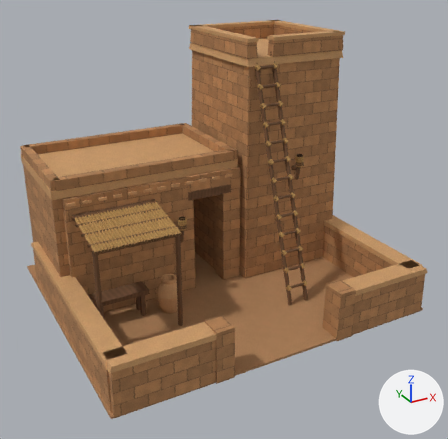
The glTF model assets/3d/sumer-buildings/watchHouse.glb: old version first, new version second.
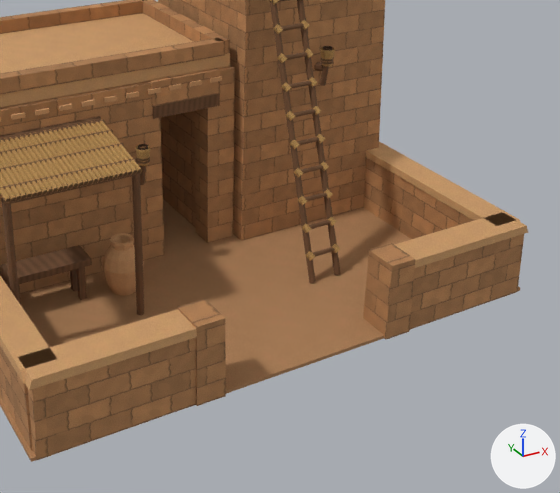
Each version appears first whole from a 50 mm lens placed at (-3.97, -7.4, 4.91), pointed at (-0.03, -0.24, 1.33), and next in a close-up on the part from 20% to 100% of the width and 28% to 100% of the height. The lights are fixed; the arrows at lower right show +X, +Y and +Z. The older version's two pictures come first. Where no turn or scale is listed for an object, it has been applied to the vertices.

The first close-up shows 'watchHouse-0', 'watchHouse-1', 'watchHouse-2', 'watchHouse-3', 'watchHouse-4', 'watchHouse-6' and 1 more.
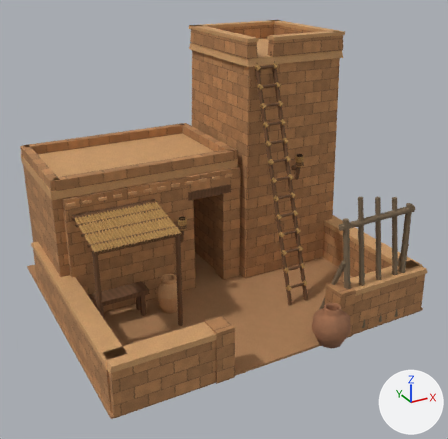
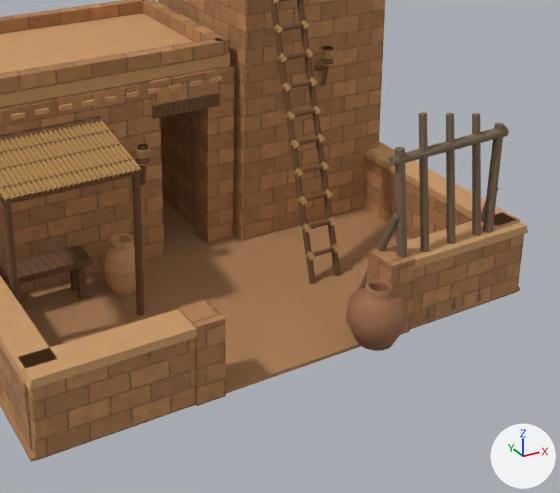
Where the newer file only moved an object's origin or applied its transform, the numbers keep the older frame.

Location of each change, (x1, y1, x2, y2) in pixels of the close-ups (560 x 493 px):
'29,18-workshop-watchHouse-courtyard-wood', added (brown): after (357, 112, 509, 319)
'29,18-workshop-watchHouse-courtyard-pottery', added (brown): after (346, 279, 407, 351)

Diff of the bpy script that builds the scene:
```diff
--- a/assets/3d/sumer-buildings/watchHouse.glb.py
+++ b/assets/3d/sumer-buildings/watchHouse.glb.py
@@ img_assets_3d_textures_courtyard_pottery_normal_jpg @@
+img_assets_3d_textures_courtyard_pottery_normal_jpg = load_image('assets/3d/textures/courtyard/pottery-normal.jpg', '_unpacked/assets_3d_textures_courtyard_pottery-normal.jpg', 512, 512, 'Non-Color')
@@ img_assets_3d_textures_courtyard_pottery_color_jpg @@
+img_assets_3d_textures_courtyard_pottery_color_jpg = load_image('assets/3d/textures/courtyard/pottery-color.jpg', '_unpacked/assets_3d_textures_courtyard_pottery-color.jpg', 512, 512, 'sRGB')
@@ img_assets_3d_textures_courtyard_wood_color_jpg @@
+img_assets_3d_textures_courtyard_wood_color_jpg = load_image('assets/3d/textures/courtyard/wood-color.jpg', '_unpacked/assets_3d_textures_courtyard_wood-color.jpg', 512, 512, 'sRGB')
@@ img_assets_3d_textures_courtyard_wood_normal_jpg @@
+img_assets_3d_textures_courtyard_wood_normal_jpg = load_image('assets/3d/textures/courtyard/wood-normal.jpg', '_unpacked/assets_3d_textures_courtyard_wood-normal.jpg', 512, 512, 'Non-Color')
@@ mat_courtyard_pottery @@
+mat_courtyard_pottery = bpy.data.materials.new('courtyard-pottery')
+# colours: brown #a77251
+# uses the picture img_assets_3d_textures_courtyard_pottery_color_jpg
+# uses the picture img_assets_3d_textures_courtyard_pottery_normal_jpg
@@ mat_courtyard_wood @@
+mat_courtyard_wood = bpy.data.materials.new('courtyard-wood')
+# colours: brown #8a755b
+# uses the picture img_assets_3d_textures_courtyard_wood_color_jpg
+# uses the picture img_assets_3d_textures_courtyard_wood_normal_jpg
@@ me_mesh_10 @@
+me_mesh_10.from_pydata(...)  # 141 vertices, 266 faces; spans x 0.371..0.889, y -2.233..-1.727, z 0.06..0.622
+me_mesh_10.materials.append(mat_courtyard_pottery)
@@ me_mesh_9 @@
+me_mesh_9.from_pydata(...)  # 144 vertices, 256 faces; spans x 0.81..2.17, y -1.92..-1.38, z 0.04..1.95
+me_mesh_9.materials.append(mat_courtyard_wood)
@@ ob_29_18_workshop_watchhouse_courtyard_pottery @@
+ob_29_18_workshop_watchhouse_courtyard_pottery = bpy.data.objects.new('29,18-workshop-watchHouse-courtyard-pottery', me_mesh_10)
+ob_29_18_workshop_watchhouse_courtyard_pottery.location = (0.0, 0.0, 0.0)
@@ ob_29_18_workshop_watchhouse_courtyard_wood @@
+ob_29_18_workshop_watchhouse_courtyard_wood = bpy.data.objects.new('29,18-workshop-watchHouse-courtyard-wood', me_mesh_9)
+ob_29_18_workshop_watchhouse_courtyard_wood.location = (0.0, 0.0, 0.0)
```
